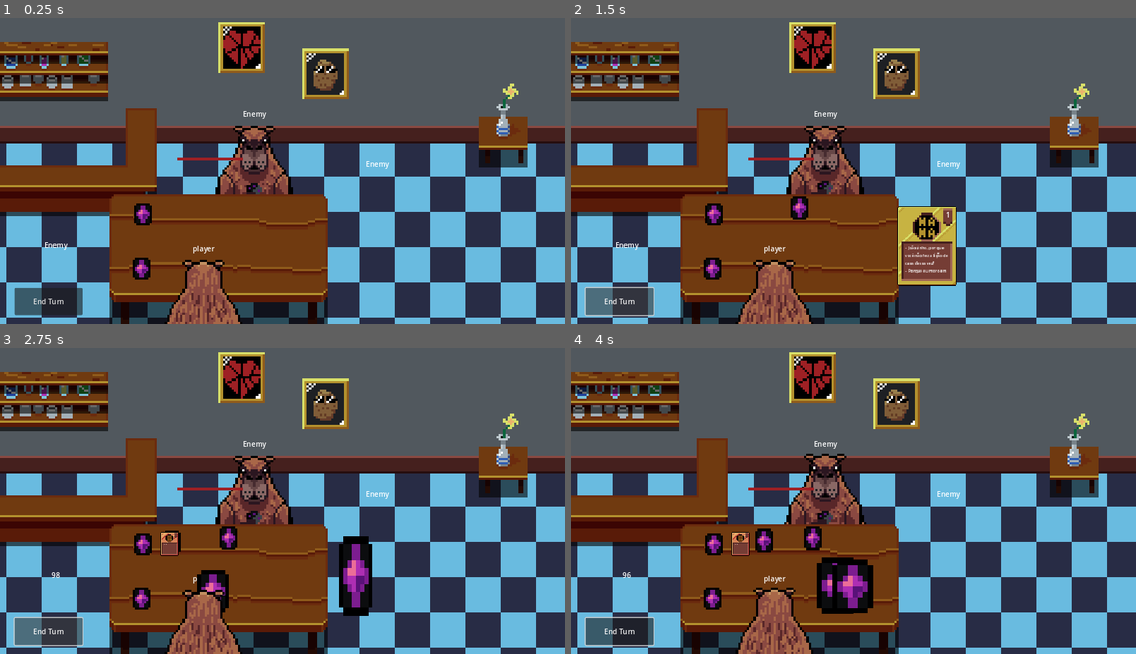
Above: before the commit, frames 1-4 (two rows, left to right).
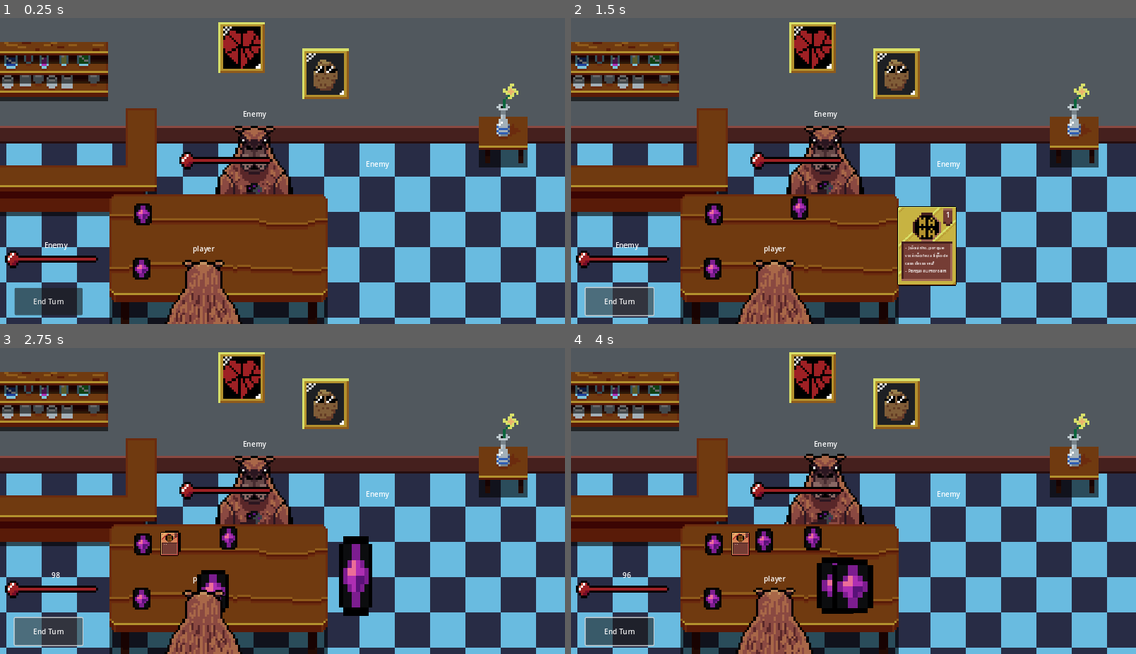
Above: after the commit, the same moments.

Repository: Buckviser/GameJam
Game: Godot game, scene res://scenes/battle_table.tscn
The game is run twice, just before and just after one commit, with the same random seed, the same clock (stepped at 60 frames per second) and the same inputs.
Inputs (mouse positions are in pixels of both pictures, inside the frame that each line leads up to):
- Up to frame 1 (0.25 s): no input
- Up to frame 2 (1.5 s): click "End Turn" at 0.5 s; click "End Turn" at 1.25 s
- Up to frame 3 (2.75 s): click "End Turn" at 2 s
- Up to frame 4 (4 s): tap Enter at 2.75 s; move the mouse to (977, 479) at 2.77 s; tap Z at 2.85, 3.6 s; click (977, 479) at 2.92 s; tap Space at 3.02, 3.77 s; move the mouse to (740, 510) at 3.52 s; click (740, 510) at 3.67 s

The runs differ from the first frame. In frame 1, 0.8% of the frame differs, in the area x 0-49%, y 43-82%; in frame 2, 0.8%; in frame 3, 0.8%; in frame 4, 0.8%.
Error in both runs: Invalid access to property or key 'card_owner' on a base object of type 'null instance'. (res://scenes/battle_table.tscn::GDScript_si2f6:120)

Commit message:
Added laugh bar

Diff:
--- a/scenes/battle_table.tscn
+++ b/scenes/battle_table.tscn
@@ -1,10 +1,14 @@
-[gd_scene load_steps=7 format=3 uid="uid://1elqayaj0cj6"]
+[gd_scene load_steps=11 format=3 uid="uid://1elqayaj0cj6"]
 
 [ext_resource type="PackedScene" uid="uid://d3we480ibjoa8" path="res://scenes/card.tscn" id="1_sqmq8"]
 [ext_resource type="Texture2D" uid="uid://bfqtrrndfk5fb" path="res://sprites/cartinha_mesa_back.png" id="2_7xvee"]
 [ext_resource type="Texture2D" uid="uid://nl43x31aaxrd" path="res://sprites/Riso_preencher.png" id="5_4ib00"]
+[ext_resource type="Texture2D" uid="uid://bwqk0gimamge0" path="res://sprites/Riso_fundo.png" id="5_k2yn2"]
 [ext_resource type="Texture2D" uid="uid://b1e4xfiddc4jo" path="res://sprites/cenario.png" id="6_6u686"]
 [ext_resource type="Texture2D" uid="uid://x5c24tyujtj7" path="res://sprites/mesa_bar.png" id="6_kp2p7"]
+[ext_resource type="Texture2D" uid="uid://bmf63rg2ctow7" path="res://sprites/Riso_base.png" id="7_ibb8h"]
+[ext_resource type="Texture2D" uid="uid://bsfks25acnehb" path="res://sprites/Riso_meio.png" id="8_yv6wm"]
+[ext_resource type="Texture2D" uid="uid://bbluxq00eovce" path="res://sprites/Riso_fim.png" id="9_vsnu5"]
 
 [sub_resource type="GDScript" id="GDScript_si2f6"]
 script/source = "extends Control
@@ -444,6 +448,82 @@
 offset_right = 40.0
 offset_bottom = 40.0
 
+[node name="laugh_bar" type="Control" parent="gui/player_status"]
+anchors_preset = 0
+offset_left = 12.0
+offset_top = 553.0
+offset_right = 52.0
+offset_bottom = 593.0
+
+[node name="back" type="HBoxContainer" parent="gui/player_status/laugh_bar"]
+layout_mode = 0
+offset_right = 210.0
+offset_bottom = 40.0
+theme_override_constants/separation = 0
+
+[node name="TextureRect" type="TextureRect" parent="gui/player_status/laugh_bar/back"]
+layout_mode = 2
+texture = ExtResource("5_k2yn2")
+
+[node name="TextureRect2" type="TextureRect" parent="gui/player_status/laugh_bar/back"]
+layout_mode = 2
+texture = ExtResource("5_k2yn2")
+
+[node name="TextureRect3" type="TextureRect" parent="gui/player_status/laugh_bar/back"]
+layout_mode = 2
+texture = ExtResource("5_k2yn2")
+
+[node name="TextureRect4" type="TextureRect" parent="gui/player_status/laugh_bar/back"]
+layout_mode = 2
+texture = ExtResource("5_k2yn2")
+
+[node name="TextureRect5" type="TextureRect" parent="gui/player_status/laugh_bar/back"]
+layout_mode = 2
+texture = ExtResource("5_k2yn2")
+
+[node name="TextureRect6" type="TextureRect" parent="gui/player_status/laugh_bar/back"]
+layout_mode = 2
+texture = ExtResource("5_k2yn2")
+
+[node name="progress" type="TextureProgressBar" parent="gui/player_status/laugh_bar"]
+layout_mode = 0
+offset_left = 30.0
+offset_right = 205.0
+offset_bottom = 40.0
+value = 100.0
+nine_patch_stretch = true
+texture_progress = ExtResource("5_4ib00")
+
+[node name="front" type="HBoxContainer" parent="gui/player_status/laugh_bar"]
+layout_mode = 0
+offset_right = 210.0
+offset_bottom = 40.0
+theme_override_constants/separation = 0
+
+[node name="TextureRect" type="TextureRect" parent="gui/player_status/laugh_bar/front"]
+layout_mode = 2
+texture = ExtResource("7_ibb8h")
+
+[node name="TextureRect2" type="TextureRect" parent="gui/player_status/laugh_bar/front"]
+layout_mode = 2
+texture = ExtResource("8_yv6wm")
+
+[node name="TextureRect3" type="TextureRect" parent="gui/player_status/laugh_bar/front"]
+layout_mode = 2
+texture = ExtResource("8_yv6wm")
+
+[node name="TextureRect4" type="TextureRect" parent="gui/player_status/laugh_bar/front"]
+layout_mode = 2
+texture = ExtResource("8_yv6wm")
+
+[node name="TextureRect5" type="TextureRect" parent="gui/player_status/laugh_bar/front"]
+layout_mode = 2
+texture = ExtResource("8_yv6wm")
+
+[node name="TextureRect6" type="TextureRect" parent="gui/player_status/laugh_bar/front"]
+layout_mode = 2
+texture = ExtResource("9_vsnu5")
+
 [node name="enemy_status" type="Control" parent="gui"]
 layout_mode = 3
 anchors_preset = 0
@@ -452,13 +532,81 @@
 offset_right = 442.0
 offset_bottom = 366.0
 
-[node name="health_bar" type="TextureProgressBar" parent="gui/enemy_status"]
+[node name="laugh_bar" type="Control" parent="gui/enemy_status"]
+anchors_preset = 0
+offset_left = 5.0
+offset_top = 3.0
+offset_right = 45.0
+offset_bottom = 43.0
+
+[node name="back" type="HBoxContainer" parent="gui/enemy_status/laugh_bar"]
 layout_mode = 0
-offset_right = 297.0
+offset_right = 210.0
 offset_bottom = 40.0
-value = 50.0
+theme_override_constants/separation = 0
+
+[node name="TextureRect" type="TextureRect" parent="gui/enemy_status/laugh_bar/back"]
+layout_mode = 2
+texture = ExtResource("5_k2yn2")
+
+[node name="TextureRect2" type="TextureRect" parent="gui/enemy_status/laugh_bar/back"]
+layout_mode = 2
+texture = ExtResource("5_k2yn2")
+
+[node name="TextureRect3" type="TextureRect" parent="gui/enemy_status/laugh_bar/back"]
+layout_mode = 2
+texture = ExtResource("5_k2yn2")
+
+[node name="TextureRect4" type="TextureRect" parent="gui/enemy_status/laugh_bar/back"]
+layout_mode = 2
+texture = ExtResource("5_k2yn2")
+
+[node name="TextureRect5" type="TextureRect" parent="gui/enemy_status/laugh_bar/back"]
+layout_mode = 2
+texture = ExtResource("5_k2yn2")
+
+[node name="TextureRect6" type="TextureRect" parent="gui/enemy_status/laugh_bar/back"]
+layout_mode = 2
+texture = ExtResource("5_k2yn2")
+
+[node name="progress" type="TextureProgressBar" parent="gui/enemy_status/laugh_bar"]
+layout_mode = 0
+offset_left = 30.0
+offset_right = 205.0
+offset_bottom = 40.0
+value = 100.0
 nine_patch_stretch = true
 texture_progress = ExtResource("5_4ib00")
+
+[node name="front" type="HBoxContainer" parent="gui/enemy_status/laugh_bar"]
+layout_mode = 0
+offset_right = 210.0
+offset_bottom = 40.0
+theme_override_constants/separation = 0
+
+[node name="TextureRect" type="TextureRect" parent="gui/enemy_status/laugh_bar/front"]
+layout_mode = 2
+texture = ExtResource("7_ibb8h")
+
+[node name="TextureRect2" type="TextureRect" parent="gui/enemy_status/laugh_bar/front"]
+layout_mode = 2
+texture = ExtResource("8_yv6wm")
+
+[node name="TextureRect3" type="TextureRect" parent="gui/enemy_status/laugh_bar/front"]
+layout_mode = 2
+texture = ExtResource("8_yv6wm")
+
+[node name="TextureRect4" type="TextureRect" parent="gui/enemy_status/laugh_bar/front"]
+layout_mode = 2
+texture = ExtResource("8_yv6wm")
+
+[node name="TextureRect5" type="TextureRect" parent="gui/enemy_status/laugh_bar/front"]
+layout_mode = 2
+texture = ExtResource("8_yv6wm")
+
+[node name="TextureRect6" type="TextureRect" parent="gui/enemy_status/laugh_bar/front"]
+layout_mode = 2
+texture = ExtResource("9_vsnu5")
 
 [node name="used_player_card_position" type="Marker2D" parent="."]
 z_index = 1
